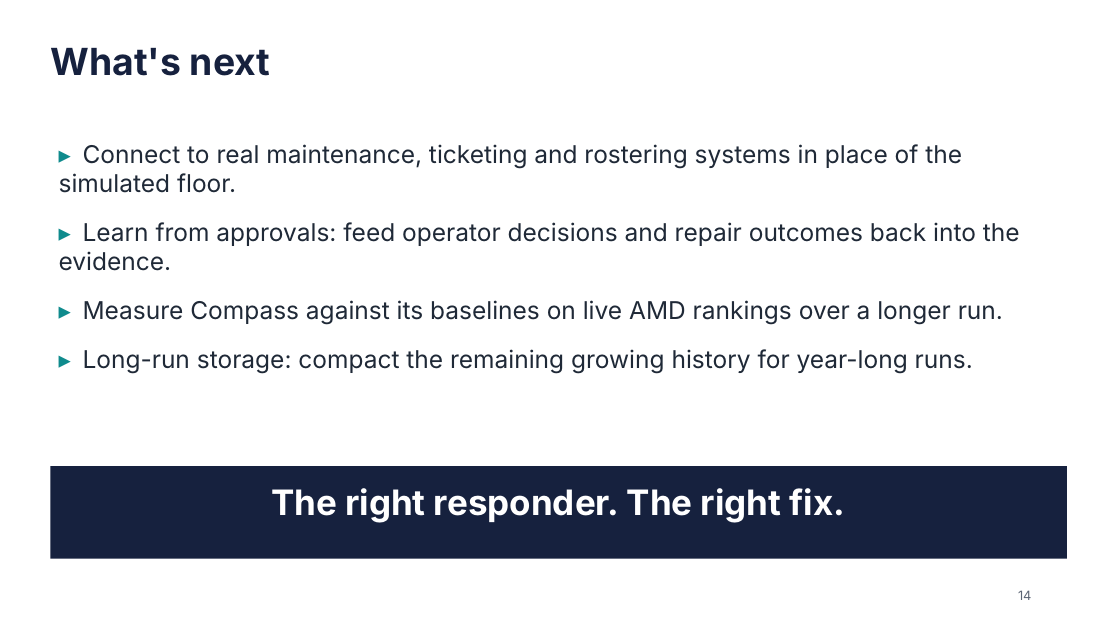
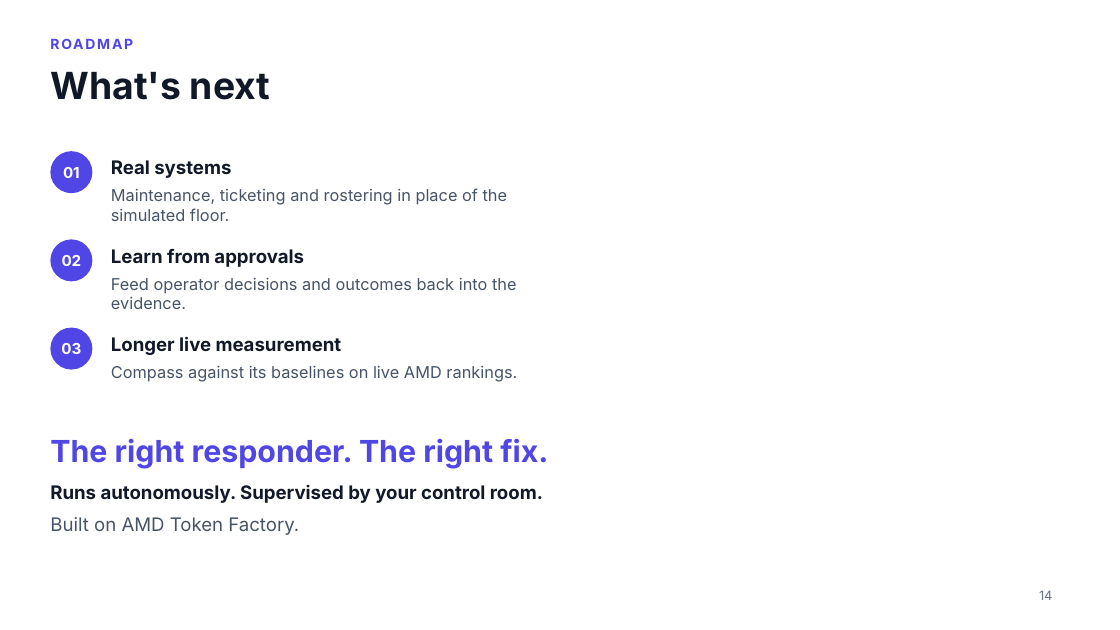
Before and after one commit to e8aura-makodev58/amd-compass, a slide deck: slide 14 of docs/submission/ResponseCompass-deck.pptx. Drawn at 1120x630 pixels with LibreOffice and Linux fonts; fonts in the diff are those of the drawing; background and template pictures are left out. Boxes give left, top, right and bottom in pixels: in the first picture for what was removed or moved away, otherwise in the second. Text is boxed around its words. In the diff, an @@ line names an element or a change of style, - is before the commit and + after.

```diff
--- a/docs/submission/ResponseCompass-deck.pptx
+++ b/docs/submission/ResponseCompass-deck.pptx
@@ text added at box(50, 35, 555, 60), 12 pt, text #4F46E5, bold @@
+ROADMAP
@@ text "What's next": place and size @@
-text "What's next" at box(50, 48, 271, 76)
+text "What's next" at box(50, 71, 271, 100)
@@ text "What's next" at box(50, 71, 271, 100): text colour #16213E to #111827 @@
@@ text removed at box(59, 144, 1020, 374) @@
-▸ Connect to real maintenance, ticketing and rostering systems in place of the simulated floor.
-▸ Learn from approvals: feed operator decisions and repair outcomes back into the evidence.
-▸ Measure Compass against its baselines on live AMD rankings over a longer run.
-▸ Long-run storage: compact the remaining growing history for year-long runs.
@@ ellipse added at box(50, 151, 92, 193), fill #4F46E5 @@
@@ text added at box(63, 167, 80, 178), 13 pt, text #FFFFFF, bold @@
+01
@@ text added at box(111, 160, 231, 178), 16 pt, text #111827, bold @@
+Real systems
@@ text added at box(111, 188, 508, 221), 14 pt, text #475467 @@
+Maintenance, ticketing and rostering in place of the simulated floor.
@@ ellipse added at box(50, 239, 92, 281), fill #4F46E5 @@
@@ text added at box(62, 255, 82, 266), 13 pt, text #FFFFFF, bold @@
+02
@@ text added at box(111, 248, 304, 267), 16 pt, text #111827, bold @@
+Learn from approvals
@@ text added at box(111, 278, 517, 309), 14 pt, text #475467 @@
+Feed operator decisions and outcomes back into the evidence.
@@ ellipse added at box(50, 328, 92, 370), fill #4F46E5 @@
@@ text added at box(61, 343, 81, 354), 13 pt, text #FFFFFF, bold @@
+03
@@ text added at box(111, 336, 342, 355), 16 pt, text #111827, bold @@
+Longer live measurement
@@ text added at box(111, 366, 517, 382), 14 pt, text #475467 @@
+Compass against its baselines on live AMD rankings.
@@ text "The right responder. The right ...": place and size @@
-text "The right responder. The right ..." at box(271, 488, 846, 523)
+text "The right responder. The right ..." at box(50, 438, 548, 469)
@@ text "The right responder. The right ..." at box(50, 438, 548, 469): size 30 to 26 pt, text colour #FFFFFF to #4F46E5; alignment centre to left @@
@@ rectangle removed at box(50, 466, 1067, 559) @@
@@ text added at box(50, 485, 543, 503), 16 pt, text #111827, bold @@
+Runs autonomously. Supervised by your control room.
@@ text added at box(50, 517, 299, 535), 16 pt, text #475467 @@
+Built on AMD Token Factory.
@@ text "14": place and size @@
-text "14" at box(1018, 590, 1031, 600)
+text "14" at box(1039, 590, 1052, 600)
@@ text "14" at box(1039, 590, 1052, 600): text colour #5B6474 to #667085 @@
```
Also in this commit, not shown: 11 other slides changed, 2 slides added, 2 slides removed, 8 other files.
